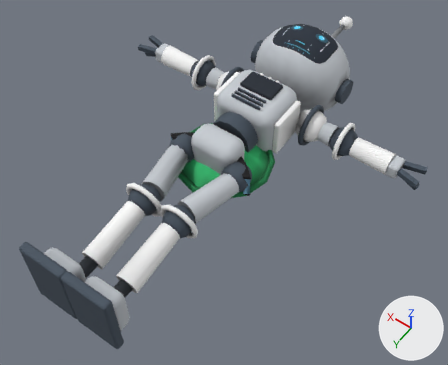
The glTF model public/meydan/deneme/karakter_robot.glb: old version first, new version second.
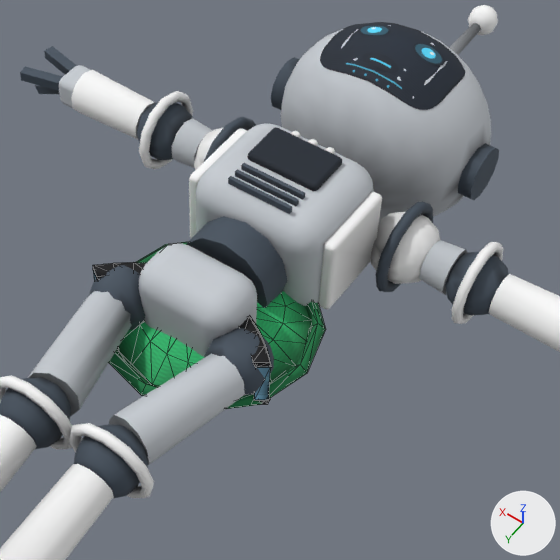
Each version is shown whole from a 50 mm lens placed at (-1.01, 1.412, 1.973), pointed at (-0.032, 0.042, -0.18), then close up on the part from 29% to 85% of the width and 4% to 73% of the height. Lighting does not change. The marker at lower right points along +X, +Y and +Z. The older version's two pictures come first. The close-ups show mesh edges as thin lines. Where no turn or scale is listed for an object, it has been applied to the vertices. Vertices at exactly the same position are counted once.

In view in the first close-up: 'Govde', 'kozmetik_gozluk', 'kozmetik_sapka'.
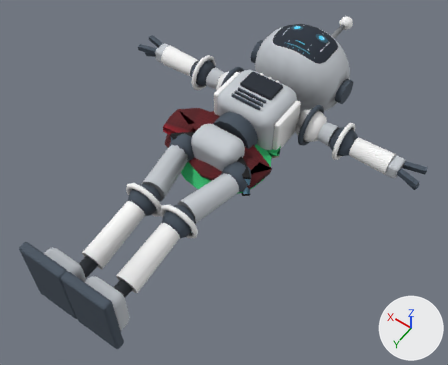
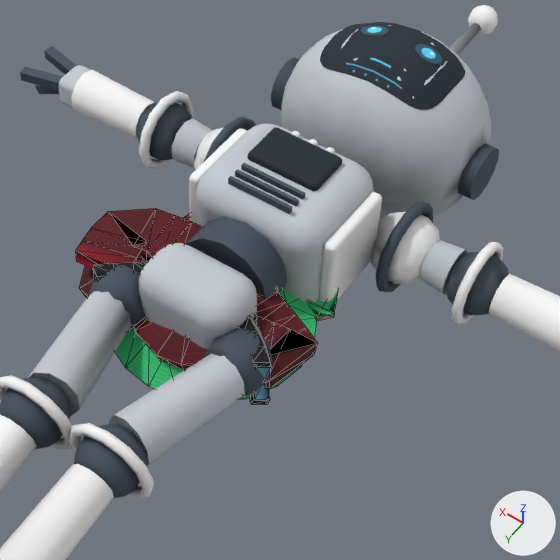
Where the change shows, as pixel boxes [x1, y1, x2, y2] in the close-ups (560 x 560 px; the box of a moved part takes in the faces that stretch with it):
'kozmetik_atki', added (brown): after [76, 208, 318, 389]
'kozmetik_sapka', reshaped: before [109, 242, 326, 409]; after [115, 289, 338, 399]
part 1 of me_mesh_1, deleted: before [109, 242, 326, 409]
part 2 of me_mesh_1, moved or reshaped: before [119, 291, 310, 386]; after [115, 289, 338, 399]

What the commit changed:
me_mesh_1 is used by ob_kozmetik_sapka; location (0.0, 0.0, 0.0).
me_mesh_1 had 304 vertices, 588 faces and spanned x -0.223..0.223, y -0.382..0.223, z -0.113..0.016.
me_mesh_1 now has 216 vertices, 430 faces and spans x -0.209..0.209, y -0.295..0.2, z -0.094..0.016.
me_mesh_1 part 1: the loose piece of 48 vertices spanning x -0.223..0.223, y -0.223..0.223, z -0.094..-0.062 is deleted.
Part 2, on me_mesh_1:
10 vertices are removed from x -0.159..0.116, y -0.191..-0.084, z -0.081..-0.036.
46 faces are deleted.
6 vertices in x -0.085..0.085, y -0.026..0.026, z -0.008 move by (0.0, 0.0, 0.001).
4 vertices in x -0.05..0.05, y -0.08..-0.068, z -0.009 move by (0.0, -0.001, 0.001).
4 vertices in x -0.05..0.05, y 0.068..0.08, z -0.009 move by (0.0, 0.001, 0.001).
39 vertices move from x -0.199..0.199, y -0.191..0.191, z -0.081..-0.009 to x -0.209..0.209, y -0.295..0.2, z -0.074..-0.007.
20 vertices are added at x -0.193..0.167, y -0.295..-0.086, z -0.074..-0.031.
6 new vertices lie (0.0, 0.0, 0.012) away from vertices in x -0.113..0.159, y -0.191..-0.115, z -0.081..-0.077.
92 new faces join them.
Other edits to the shape of me_mesh_1 do not show in these pictures.
Mesh me_mesh_2_1 is new.
It has 188 vertices, 372 faces and spans x -0.231..0.275, y -0.257..0.165, z -0.344..0.036.
It uses material mat_atlas.
Object 'kozmetik_atki' (ob_kozmetik_atki) is new; it shows me_mesh_2_1.
Its location is (0.0, 0.0, 0.0).
